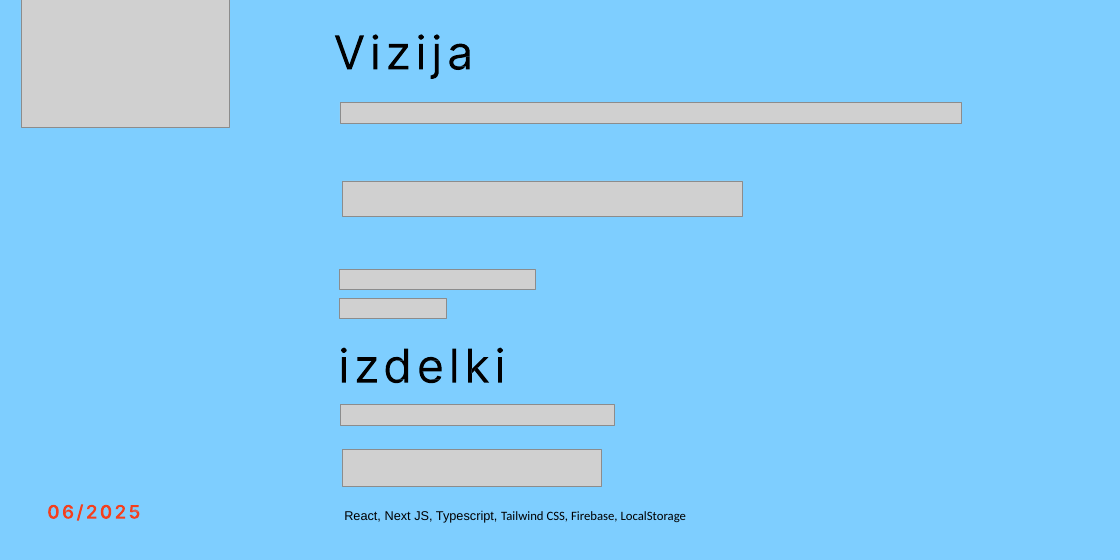
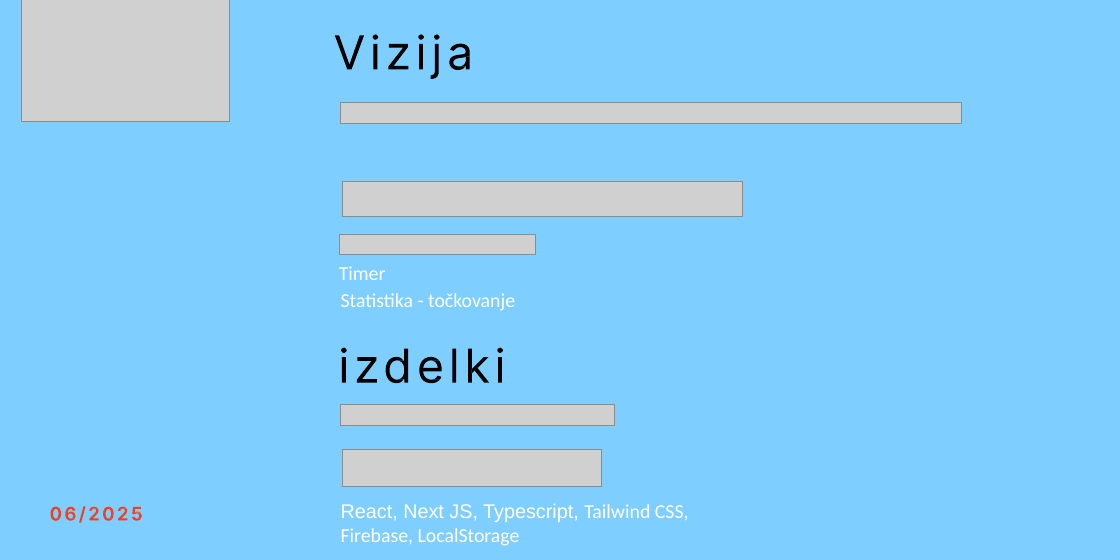
Before and after one commit to Praktikum-II-IZUM/izum-gamification, a slide deck: slide 2 of _PROMOCIJA/Predstavitev/Predstavitev.pptx. Drawn at 1120x560 pixels with LibreOffice and Linux fonts; fonts in the diff are those of the drawing; grey boxes stand for pictures; background and template pictures are left out. Boxes give left, top, right and bottom in pixels: in the first picture for what was removed or moved away, otherwise in the second. Text is boxed around its words. In the diff, an @@ line names an element or a change of style, - is before the commit and + after.

```diff
--- a/_PROMOCIJA/Predstavitev/Predstavitev.pptx
+++ b/_PROMOCIJA/Predstavitev/Predstavitev.pptx
@@ picture: place and size @@
-picture at <box>21,0,230,127</box>
+picture at <box>21,0,230,122</box>
@@ picture: place and size @@
-picture at <box>339,269,535,289</box>
+picture at <box>339,234,535,254</box>
@@ text added at <box>339,266,386,280</box>, 28 pt, text #FFFFFF @@
+Timer
@@ picture removed at <box>339,298,446,319</box> @@
@@ text added at <box>341,293,515,311</box>, 28 pt, text #FFFFFF @@
+Statistika - točkovanje
@@ freeform shape at <box>50,506,142,523</box>: outline redrawn @@
@@ text "React, Next JS, Typescript, Tailwind ...": place and size @@
-text "React, Next JS, Typescript, Tailwind ..." at <box>344,511,687,523</box>
+text "React, Next JS, Typescript, Tailwind ..." at <box>341,503,689,546</box>
@@ text "React, Next JS, Typescript, Tailwind ..." at <box>341,503,689,546</box>: size 18 to 28 pt, text colour #000000 to #FFFFFF @@
```
Also in this commit, not shown: 1 other slide changed.
